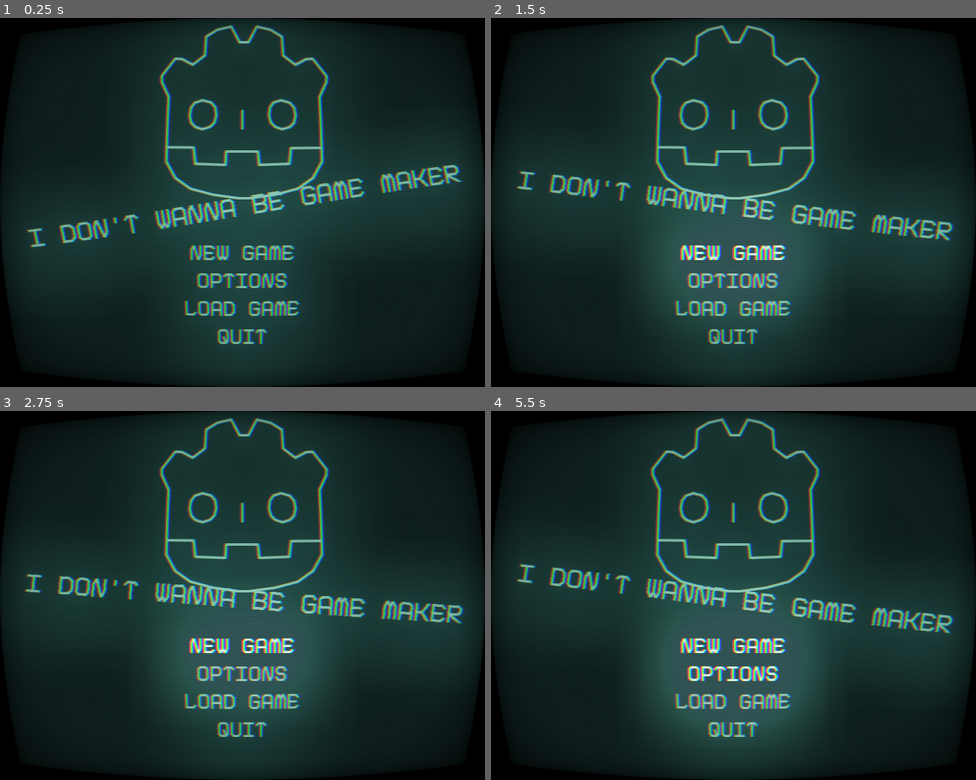
Above: before the commit, frames 1-4 (two rows, left to right).
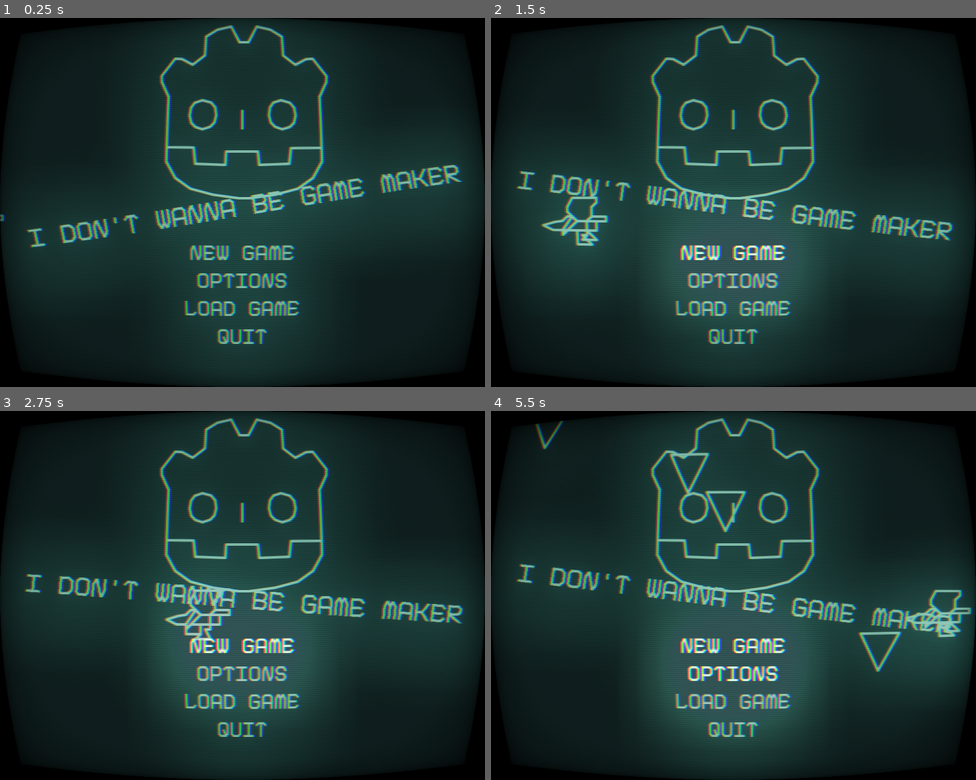
Above: after the commit, the same moments.

Repository: RolandMarchand/i-wanna-be-moowools-godot
Game: Godot game, scene res://scenes/VectorTest.tscn
Same seed, same stepped clock (60 frames per second), same inputs: the game is played once before the commit and once after it. This scene is started directly instead of the project's main scene. The engine's default icon, where the game draws it, is replaced by a stand-in: a white triangle on a blue panel in a dark square. Sound files missing from this copy of the repository are replaced by a short silence.
Inputs (mouse positions are in pixels of both pictures, inside the frame that each line leads up to):
- Up to frame 1 (0.25 s): no input
- Up to frame 2 (1.5 s): click "NEW GAME" at 0.5 s; click "NEW GAME" at 1.25 s
- Up to frame 3 (2.75 s): tap Enter at 2 s; move the mouse to (349, 577) at 2.02 s; hold Right (ui_right) from 2.03 s (still down); tap Z (shoot) at 2.1 s; click (349, 577) at 2.17 s; tap Shift (jump) at 2.27 s
- Up to frame 4 (5.5 s): release Right (ui_right) at 2.75 s; drag from (636, 613) to (709, 669) at 2.77 s; move the mouse to (782, 514) at 3.52 s; hold Left (ui_left) 3.53-4.25 s; tap Z (shoot) at 3.6, 5.1 s; drag from (709, 669) to (588, 540) at 4.27 s; move the mouse to (879, 650) at 5.02 s; hold Right (ui_right) from 5.03 s (still down); tap Shift (jump) at 5.27 s

The runs differ from the first frame. In frame 1, less than 0.1% of the frame differs, in the area x 0-2%, y 53-56%; in frame 2, 1.7%; in frame 3, 0.7%; in frame 4, 1.9%, in the area x 9-100%, y 2-71%.

Commit message:
Worked on title screen.

Diff:
--- /dev/null
+++ b/scenes/MenuExplosion.gd
@@ -0,0 +1,17 @@
+extends Node2D
+
+var exploding := false
+var frame := 0
+
+func _physics_process(delta):
+	if exploding and frame < 25:
+		for line in get_children():
+			line.add_point(line.points[line.points.size() - 1] + line.points[1] * 4)
+		frame +=1
+	elif frame >= 25:
+		pass
+
+
+func _on_Hitbox_area_entered(area):
+	global_position = area.global_position
+	exploding = true
--- /dev/null
+++ b/scenes/MenuKid.gd
@@ -0,0 +1,12 @@
+tool
+extends KinematicBody2D
+
+func _physics_process(delta):
+	move_and_slide(Vector2(3,0) / delta)
+
+	if position.x > 852:
+		position.x = -64
+
+
+func _on_Hitbox_area_entered(area):
+	position.x = (randi() % 128 + 64) * -1
--- /dev/null
+++ b/scenes/MenuSpikes.gd
@@ -0,0 +1,28 @@
+extends Node2D
+
+onready var tween := $Tween
+
+onready var spikes: Array = $Spikes.get_children()
+var _delay := 0.0
+
+func _ready():
+	spikes.shuffle()
+
+	_start_tween()
+
+func _start_tween() -> void:
+	for s in spikes:
+		tween.interpolate_property(s, "position", s.position, s.position + Vector2(0,720), 6, Tween.TRANS_QUINT, Tween.EASE_IN, _delay)
+		_delay += clamp(randf(), 0.3, 1.0)
+
+	_delay = 0.0
+	tween.start()
+
+func _reset_spike_pos() -> void:
+	for s in spikes:
+		s.position = s.position + Vector2(0,-750)
+
+func _on_Tween_tween_completed(object, key):
+	tween.remove(object, key)
+	object.position -= Vector2(0,720)
+	tween.interpolate_property(object, "position", object.position, object.position + Vector2(0,720), 6, Tween.TRANS_QUINT, Tween.EASE_IN, _delay)
--- a/scenes/VectorTest.tscn
+++ b/scenes/VectorTest.tscn
@@ -1,8 +1,71 @@
-[gd_scene load_steps=9 format=2]
+[gd_scene load_steps=15 format=2]
 
 [ext_resource path="res://res/crt_material.tres" type="Material" id=1]
-[ext_resource path="res://icon.png" type="Texture" id=2]
+[ext_resource path="res://sprites/sprPlayerRunning_1.png" type="Texture" id=2]
+[ext_resource path="res://scenes/MenuSpikes.gd" type="Script" id=3]
 [ext_resource path="res://res/Menu.tres" type="Theme" id=4]
+[ext_resource path="res://scenes/MenuKid.gd" type="Script" id=5]
+[ext_resource path="res://scenes/MenuExplosion.gd" type="Script" id=6]
+
+[sub_resource type="Animation" id=7]
+length = 0.001
+tracks/0/type = "value"
+tracks/0/path = NodePath("Body1:visible")
+tracks/0/interp = 1
+tracks/0/loop_wrap = true
+tracks/0/imported = false
+tracks/0/enabled = true
+tracks/0/keys = {
+"times": PoolRealArray( 0 ),
+"transitions": PoolRealArray( 1 ),
+"update": 0,
+"values": [ true ]
+}
+tracks/1/type = "value"
+tracks/1/path = NodePath("Body2:visible")
+tracks/1/interp = 1
+tracks/1/loop_wrap = true
+tracks/1/imported = false
+tracks/1/enabled = true
+tracks/1/keys = {
+"times": PoolRealArray( 0 ),
+"transitions": PoolRealArray( 1 ),
+"update": 0,
+"values": [ false ]
+}
+
+[sub_resource type="Animation" id=8]
+resource_name = "Walking"
+length = 0.08
+loop = true
+step = 0.04
+tracks/0/type = "value"
+tracks/0/path = NodePath("Body1:visible")
+tracks/0/interp = 1
+tracks/0/loop_wrap = true
+tracks/0/imported = false
+tracks/0/enabled = true
+tracks/0/keys = {
+"times": PoolRealArray( 0, 0.04 ),
+"transitions": PoolRealArray( 1, 1 ),
+"update": 1,
+"values": [ true, false ]
+}
+tracks/1/type = "value"
+tracks/1/path = NodePath("Body2:visible")
+tracks/1/interp = 1
+tracks/1/loop_wrap = true
+tracks/1/imported = false
+tracks/1/enabled = true
+tracks/1/keys = {
+"times": PoolRealArray( 0, 0.04 ),
+"transitions": PoolRealArray( 1, 1 ),
+"update": 1,
+"values": [ false, true ]
+}
+
+[sub_resource type="RectangleShape2D" id=9]
+extents = Vector2( 17, 40 )
 
 [sub_resource type="Animation" id=3]
 length = 0.001
@@ -82,12 +145,322 @@
 
 [node name="Icon" type="Sprite" parent="."]
 visible = false
-position = Vector2( 376, 240 )
-scale = Vector2( 6.25, 6.25 )
+position = Vector2( -80, 312 )
+scale = Vector2( 4, 4 )
 texture = ExtResource( 2 )
 __meta__ = {
 "_edit_lock_": true
 }
+
+[node name="Explosion" type="Node2D" parent="."]
+position = Vector2( -96, 256 )
+script = ExtResource( 6 )
+
+[node name="Line2D" type="Line2D" parent="Explosion"]
+points = PoolVector2Array( 0, 0, 0, -1 )
+width = 3.0
+default_color = Color( 0.356863, 0.54902, 0.486275, 1 )
+joint_mode = 2
+begin_cap_mode = 2
+end_cap_mode = 2
+
+[node name="Line2D2" type="Line2D" parent="Explosion"]
+points = PoolVector2Array( 0, 0, -1, -1 )
+width = 3.0
+default_color = Color( 0.356863, 0.54902, 0.486275, 1 )
+joint_mode = 2
+begin_cap_mode = 2
+end_cap_mode = 2
+
+[node name="Line2D3" type="Line2D" parent="Explosion"]
+points = PoolVector2Array( 0, 0, 1, 1 )
+width = 3.0
+default_color = Color( 0.356863, 0.54902, 0.486275, 1 )
+joint_mode = 2
+begin_cap_mode = 2
+end_cap_mode = 2
+
+[node name="Line2D4" type="Line2D" parent="Explosion"]
+points = PoolVector2Array( 0, 0, -1, 1 )
+width = 3.0
+default_color = Color( 0.356863, 0.54902, 0.486275, 1 )
+joint_mode = 2
+begin_cap_mode = 2
+end_cap_mode = 2
+
+[node name="Line2D5" type="Line2D" parent="Explosion"]
+points = PoolVector2Array( 0, 0, 1, 0 )
+width = 3.0
+default_color = Color( 0.356863, 0.54902, 0.486275, 1 )
+joint_mode = 2
+begin_cap_mode = 2
+end_cap_mode = 2
+
+[node name="Line2D6" type="Line2D" parent="Explosion"]
+points = PoolVector2Array( 0, 0, -1, 0 )
+width = 3.0
+default_color = Color( 0.356863, 0.54902, 0.486275, 1 )
+joint_mode = 2
+begin_cap_mode = 2
+end_cap_mode = 2
+
+[node name="Line2D7" type="Line2D" parent="Explosion"]
+points = PoolVector2Array( 0, 0, 1, -1 )
+width = 3.0
+default_color = Color( 0.356863, 0.54902, 0.486275, 1 )
+joint_mode = 2
+begin_cap_mode = 2
+end_cap_mode = 2
+
+[node name="Line2D8" type="Line2D" parent="Explosion"]
+points = PoolVector2Array( 0, 0, 0, 1 )
+width = 3.0
+default_color = Color( 0.356863, 0.54902, 0.486275, 1 )
+joint_mode = 2
+begin_cap_mode = 2
+end_cap_mode = 2
+
+[node name="Kid" type="KinematicBody2D" parent="."]
+position = Vector2( -80, 312 )
+script = ExtResource( 5 )
+
+[node name="Head" type="Line2D" parent="Kid"]
+points = PoolVector2Array( 32, -16, -8, -16, -16, 0, -16, 8, 0, 24, 16, 24, 24, 16, 24, 0, 32, -8, 32, -16 )
+width = 3.0
+default_color = Color( 0.356863, 0.54902, 0.486275, 1 )
+joint_mode = 2
+begin_cap_mode = 2
+end_cap_mode = 2
+antialiased = true
+__meta__ = {
+"_edit_lock_": true
+}
+
+[node name="Body1" type="Line2D" parent="Kid"]
+points = PoolVector2Array( -8, 16, -24, 40, -24, 48, 0, 24, 16, 24, 24, 16, 48, 16, 48, 24, 32, 24, 32, 40, 16, 40, 16, 48, 8, 48, 16, 64, -8, 64, 0, 56, -24, 56, -24, 48, -16, 40, 16, 40, 0, 40, 0, 56, 0, 40, 16, 40, 16, 24, 32, 24, 0, 24, -8, 16, -16, 16, -24, 24, -37, 26, -56, 32, -40, 40, -24, 40 )
+width = 3.0
+default_color = Color( 0.356863, 0.54902, 0.486275, 1 )
+joint_mode = 2
+begin_cap_mode = 2
+end_cap_mode = 2
+antialiased = true
+
+[node name="Body2" type="Line2D" parent="Kid"]
+visible = false
+points = PoolVector2Array( -8, 16, -24, 40, -24, 48, 0, 24, 16, 24, 24, 16, 48, 16, 48, 24, 32, 24, 32, 40, 16, 40, 16, 48, 8, 48, 24, 64, 0, 64, 0, 56, 0, 40, -16, 40, -24, 48, -16, 40, 16, 40, 0, 40, 0, 56, 0, 40, 16, 40, 16, 24, 32, 24, 0, 24, -8, 16, -16, 16, -24, 24, -37, 26, -56, 32, -40, 40, -24, 40, 16, 40, 32, 56, 8, 56, 16, 48 )
+width = 3.0
+default_color = Color( 0.356863, 0.54902, 0.486275, 1 )
+joint_mode = 2
+begin_cap_mode = 2
+end_cap_mode = 2
+antialiased = true
+
+[node name="Walking" type="AnimationPlayer" parent="Kid"]
+autoplay = "Walking"
+anims/RESET = SubResource( 7 )
+anims/Walking = SubResource( 8 )
+
+[node name="Hitbox" type="Area2D" parent="Kid"]
+collision_layer = 0
+collision_mask = 4
+
+[node name="CollisionShape2D" type="CollisionShape2D" parent="Kid/Hitbox"]
+position = Vector2( 7, 24 )
+shape = SubResource( 9 )
+
+[node name="FallingSpikes" type="Node2D" parent="."]
+script = ExtResource( 3 )
+
+[node name="Spikes" type="Node2D" parent="FallingSpikes"]
+
+[node name="Spike" type="Line2D" parent="FallingSpikes/Spikes"]
+position = Vector2( 35, -93 )
+points = PoolVector2Array( 0, 0, 32, 64, 64, 0, 0, 0 )
+width = 3.0
+default_color = Color( 0.356863, 0.54902, 0.486275, 1 )
+joint_mode = 2
+begin_cap_mode = 2
+end_cap_mode = 2
+antialiased = true
+
+[node name="Area2D" type="Area2D" parent="FallingSpikes/Spikes/Spike"]
+collision_layer = 4
+collision_mask = 0
+
+[node name="CollisionPolygon2D" type="CollisionPolygon2D" parent="FallingSpikes/Spikes/Spike/Area2D"]
+polygon = PoolVector2Array( 0, 0, 32, 64, 64, 0 )
+
+[node name="Spike3" type="Line2D" parent="FallingSpikes/Spikes"]
+position = Vector2( 99, -93 )
+points = PoolVector2Array( 0, 0, 32, 64, 64, 0, 0, 0 )
+width = 3.0
+default_color = Color( 0.356863, 0.54902, 0.486275, 1 )
+joint_mode = 2
+begin_cap_mode = 2
+end_cap_mode = 2
+antialiased = true
+
+[node name="Area2D" type="Area2D" parent="FallingSpikes/Spikes/Spike3"]
+collision_layer = 4
+collision_mask = 0
+
+[node name="CollisionPolygon2D" type="CollisionPolygon2D" parent="FallingSpikes/Spikes/Spike3/Area2D"]
+polygon = PoolVector2Array( 0, 0, 32, 64, 64, 0 )
+
+[node name="Spike5" type="Line2D" parent="FallingSpikes/Spikes"]
+position = Vector2( 163, -93 )
+points = PoolVector2Array( 0, 0, 32, 64, 64, 0, 0, 0 )
+width = 3.0
+default_color = Color( 0.356863, 0.54902, 0.486275, 1 )
+joint_mode = 2
+begin_cap_mode = 2
+end_cap_mode = 2
+antialiased = true
+
+[node name="Area2D" type="Area2D" parent="FallingSpikes/Spikes/Spike5"]
+collision_layer = 4
+collision_mask = 0
+
+[node name="CollisionPolygon2D" type="CollisionPolygon2D" parent="FallingSpikes/Spikes/Spike5/Area2D"]
+polygon = PoolVector2Array( 0, 0, 32, 64, 64, 0 )
+
+[node name="Spike7" type="Line2D" parent="FallingSpikes/Spikes"]
+position = Vector2( 227, -93 )
+points = PoolVector2Array( 0, 0, 32, 64, 64, 0, 0, 0 )
+width = 3.0
+default_color = Color( 0.356863, 0.54902, 0.486275, 1 )
+joint_mode = 2
+begin_cap_mode = 2
+end_cap_mode = 2
+antialiased = true
+
+[node name="Area2D" type="Area2D" parent="FallingSpikes/Spikes/Spike7"]
+collision_layer = 4
+collision_mask = 0
+
+[node name="CollisionPolygon2D" type="CollisionPolygon2D" parent="FallingSpikes/Spikes/Spike7/Area2D"]
+polygon = PoolVector2Array( 0, 0, 32, 64, 64, 0 )
+
+[node name="Spike9" type="Line2D" parent="FallingSpikes/Spikes"]
+position = Vector2( 291, -93 )
+points = PoolVector2Array( 0, 0, 32, 64, 64, 0, 0, 0 )
+width = 3.0
+default_color = Color( 0.356863, 0.54902, 0.486275, 1 )
+joint_mode = 2
+begin_cap_mode = 2
+end_cap_mode = 2
+antialiased = true
+
+[node name="Area2D" type="Area2D" parent="FallingSpikes/Spikes/Spike9"]
+collision_layer = 4
+collision_mask = 0
+
+[node name="CollisionPolygon2D" type="CollisionPolygon2D" parent="FallingSpikes/Spikes/Spike9/Area2D"]
+polygon = PoolVector2Array( 0, 0, 32, 64, 64, 0 )
+
+[node name="Spike11" type="Line2D" parent="FallingSpikes/Spikes"]
+position = Vector2( 355, -93 )
+points = PoolVector2Array( 0, 0, 32, 64, 64, 0, 0, 0 )
+width = 3.0
+default_color = Color( 0.356863, 0.54902, 0.486275, 1 )
+joint_mode = 2
+begin_cap_mode = 2
+end_cap_mode = 2
+antialiased = true
+
+[node name="Area2D" type="Area2D" parent="FallingSpikes/Spikes/Spike11"]
+collision_layer = 4
+collision_mask = 0
+
+[node name="CollisionPolygon2D" type="CollisionPolygon2D" parent="FallingSpikes/Spikes/Spike11/Area2D"]
+polygon = PoolVector2Array( 0, 0, 32, 64, 64, 0 )
+
+[node name="Spike13" type="Line2D" parent="FallingSpikes/Spikes"]
+position = Vector2( 419, -93 )
+points = PoolVector2Array( 0, 0, 32, 64, 64, 0, 0, 0 )
+width = 3.0
+default_color = Color( 0.356863, 0.54902, 0.486275, 1 )
+joint_mode = 2
+begin_cap_mode = 2
+end_cap_mode = 2
+antialiased = true
+
+[node name="Area2D" type="Area2D" parent="FallingSpikes/Spikes/Spike13"]
+collision_layer = 4
+collision_mask = 0
+
+[node name="CollisionPolygon2D" type="CollisionPolygon2D" parent="FallingSpikes/Spikes/Spike13/Area2D"]
+polygon = PoolVector2Array( 0, 0, 32, 64, 64, 0 )
+
+[node name="Spike15" type="Line2D" parent="FallingSpikes/Spikes"]
+position = Vector2( 483, -93 )
+points = PoolVector2Array( 0, 0, 32, 64, 64, 0, 0, 0 )
+width = 3.0
+default_color = Color( 0.356863, 0.54902, 0.486275, 1 )
+joint_mode = 2
+begin_cap_mode = 2
+end_cap_mode = 2
+antialiased = true
+
+[node name="Area2D" type="Area2D" parent="FallingSpikes/Spikes/Spike15"]
+collision_layer = 4
+collision_mask = 0
+
+[node name="CollisionPolygon2D" type="CollisionPolygon2D" parent="FallingSpikes/Spikes/Spike15/Area2D"]
+polygon = PoolVector2Array( 0, 0, 32, 64, 64, 0 )
+
+[node name="Spike17" type="Line2D" parent="FallingSpikes/Spikes"]
+position = Vector2( 547, -93 )
+points = PoolVector2Array( 0, 0, 32, 64, 64, 0, 0, 0 )
+width = 3.0
+default_color = Color( 0.356863, 0.54902, 0.486275, 1 )
+joint_mode = 2
+begin_cap_mode = 2
+end_cap_mode = 2
+antialiased = true
+
+[node name="Area2D" type="Area2D" parent="FallingSpikes/Spikes/Spike17"]
+collision_layer = 4
+collision_mask = 0
+
+[node name="CollisionPolygon2D" type="CollisionPolygon2D" parent="FallingSpikes/Spikes/Spike17/Area2D"]
+polygon = PoolVector2Array( 0, 0, 32, 64, 64, 0 )
+
+[node name="Spike19" type="Line2D" parent="FallingSpikes/Spikes"]
+position = Vector2( 611, -93 )
+points = PoolVector2Array( 0, 0, 32, 64, 64, 0, 0, 0 )
+width = 3.0
+default_color = Color( 0.356863, 0.54902, 0.486275, 1 )
+joint_mode = 2
+begin_cap_mode = 2
+end_cap_mode = 2
+antialiased = true
+
+[node name="Area2D" type="Area2D" parent="FallingSpikes/Spikes/Spike19"]
+collision_layer = 4
+collision_mask = 0
+
+[node name="CollisionPolygon2D" type="CollisionPolygon2D" parent="FallingSpikes/Spikes/Spike19/Area2D"]
+polygon = PoolVector2Array( 0, 0, 32, 64, 64, 0 )
+
+[node name="Spike21" type="Line2D" parent="FallingSpikes/Spikes"]
+position = Vector2( 675, -93 )
+points = PoolVector2Array( 0, 0, 32, 64, 64, 0, 0, 0 )
+width = 3.0
+default_color = Color( 0.356863, 0.54902, 0.486275, 1 )
+joint_mode = 2
+begin_cap_mode = 2
+end_cap_mode = 2
+antialiased = true
+
+[node name="Area2D" type="Area2D" parent="FallingSpikes/Spikes/Spike21"]
+collision_layer = 4
+collision_mask = 0
+
+[node name="CollisionPolygon2D" type="CollisionPolygon2D" parent="FallingSpikes/Spikes/Spike21/Area2D"]
+polygon = PoolVector2Array( 0, 0, 32, 64, 64, 0 )
+
+[node name="Tween" type="Tween" parent="FallingSpikes"]
 
 [node name="Godot" type="Node2D" parent="."]
 position = Vector2( 400, 168 )
@@ -168,7 +541,7 @@
 [node name="Shader" type="CanvasLayer" parent="."]
 layer = 3
 
-[node name="ColorRect" type="ColorRect" parent="Shader"]
+[node name="ScreenShader" type="ColorRect" parent="Shader"]
 material = ExtResource( 1 )
 anchor_right = 1.0
 anchor_bottom = 1.0
@@ -249,15 +622,19 @@
 size_flags_vertical = 0
 text = "QUIT"
 
-[node name="Polygon2D" type="Polygon2D" parent="Gui"]
+[node name="Flicker" type="Polygon2D" parent="Gui"]
+visible = false
 position = Vector2( -24, 104 )
 color = Color( 0.0509804, 0.101961, 0.101961, 1 )
 polygon = PoolVector2Array( -128, -280, 960, -88, 1024, -152, -64, -344 )
 
-[node name="AnimationPlayer" type="AnimationPlayer" parent="Gui/Polygon2D"]
-autoplay = "Flicker"
+[node name="AnimationPlayer" type="AnimationPlayer" parent="Gui/Flicker"]
 anims/Flicker = SubResource( 5 )
 anims/RESET = SubResource( 6 )
 
 [node name="WorldEnvironment" type="WorldEnvironment" parent="."]
 environment = SubResource( 1 )
+
+[connection signal="area_entered" from="Kid/Hitbox" to="Kid" method="_on_Hitbox_area_entered"]
+[connection signal="area_entered" from="Kid/Hitbox" to="Explosion" method="_on_Hitbox_area_entered"]
+[connection signal="tween_completed" from="FallingSpikes/Tween" to="FallingSpikes" method="_on_Tween_tween_completed"]
